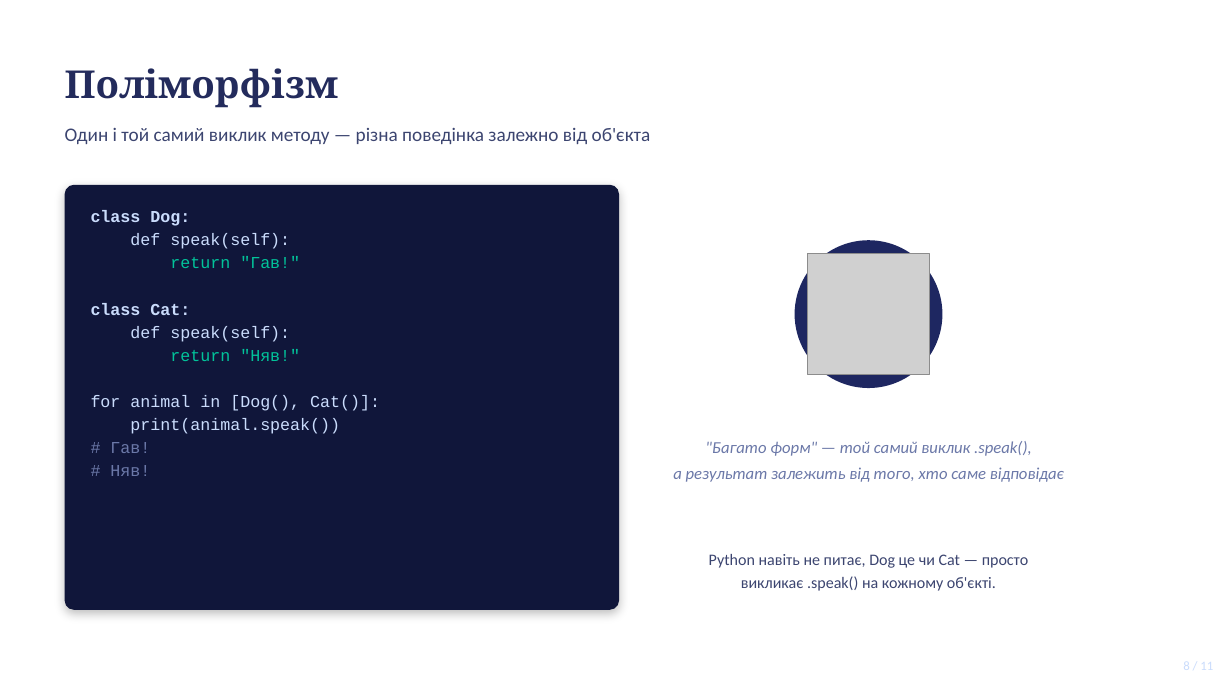
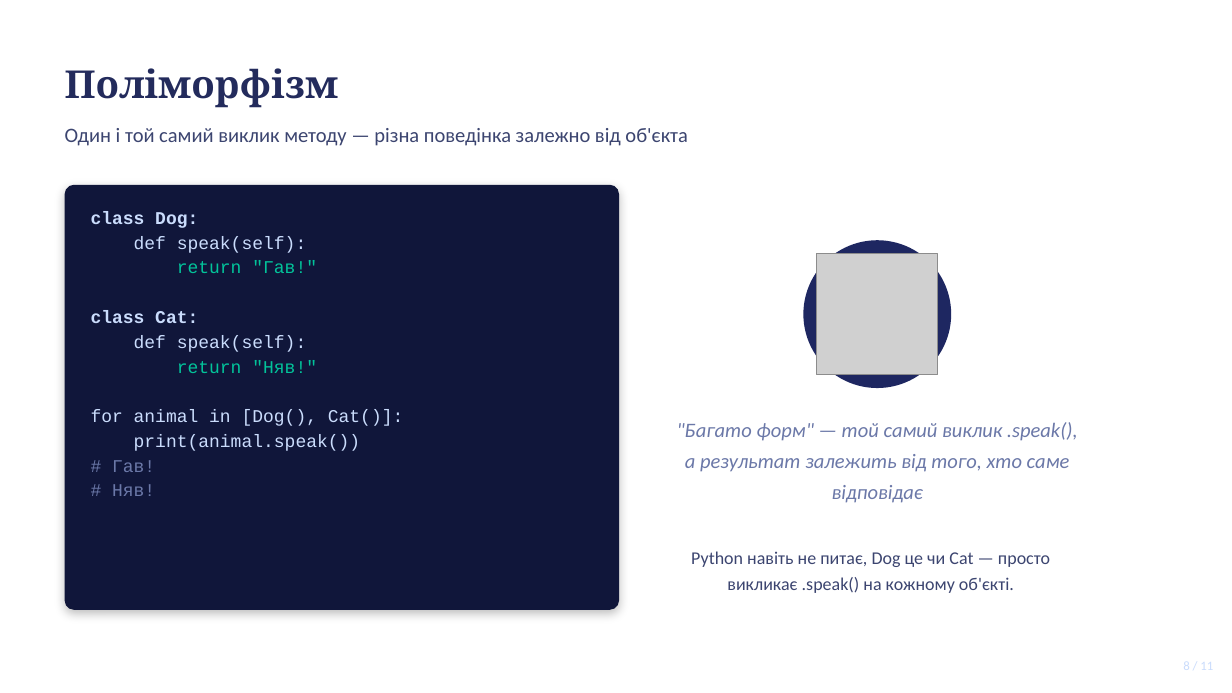
Before and after one commit to dmitriy-shtefan/python-course, a slide deck: slide 8 of заняття_21/OOP_2.pptx. Drawn at 1232x693 pixels with LibreOffice and Linux fonts; fonts in the diff are those of the drawing; grey boxes stand for pictures. Boxes give left, top, right and bottom in pixels: in the first picture for what was removed or moved away, otherwise in the second. Text is boxed around its words. In the diff, an @@ line names an element or a change of style, - is before the commit and + after.

```diff
--- a/заняття_21/OOP_2.pptx
+++ b/заняття_21/OOP_2.pptx
@@ text "Один і той самий виклик ..." at (65,128,688,146): size 15 to 16 pt @@
@@ text "class Dog:" at (91,211,404,496): size 13 to 14 pt @@
@@ ellipse: place and size @@
-ellipse at (795,240,943,388)
+ellipse at (804,240,952,388)
@@ picture: place and size @@
-picture at (808,253,929,374)
+picture at (817,253,938,374)
@@ text ""Багато форм" — той самий ..." at (677,422,1078,503): size 13 to 16 pt @@
@@ text "Python навіть не питає, Dog ..." at (691,551,1050,593): size 12.5 to 14 pt @@
```
Also in this commit, not shown: 7 other slides changed, 1 other file.
